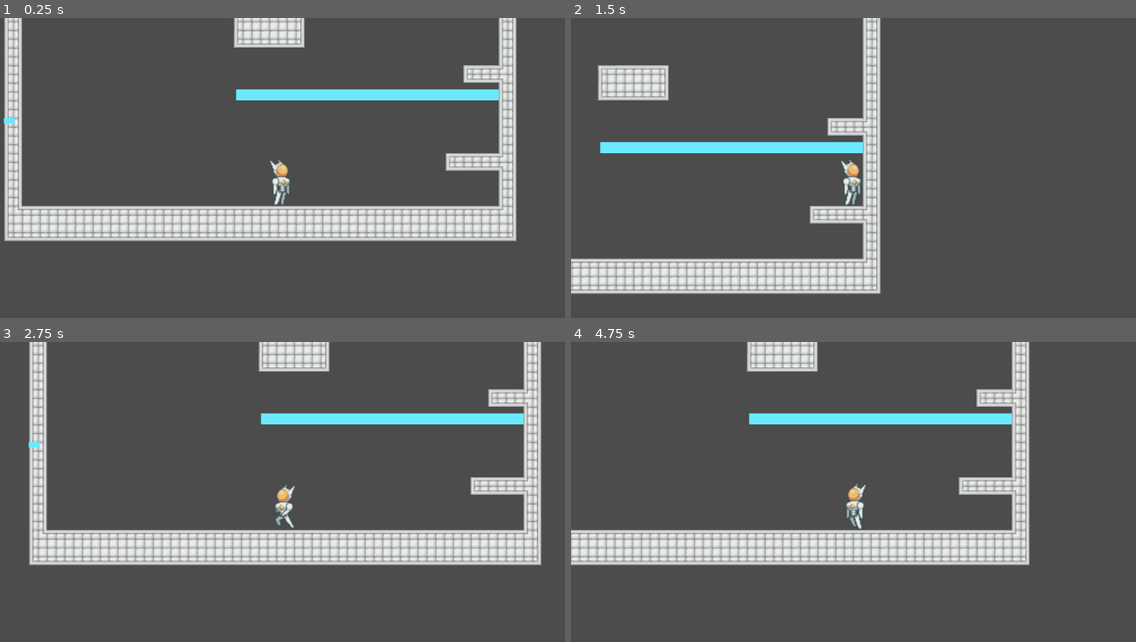
Above: before the commit, frames 1-4 (two rows, left to right).
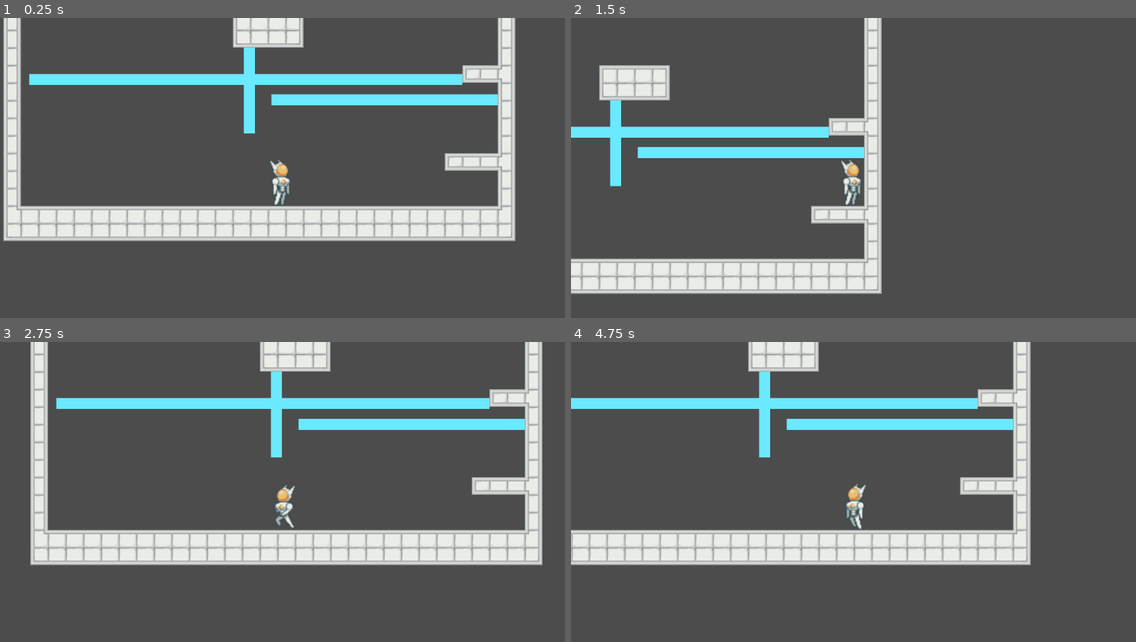
Above: after the commit, the same moments.

Repository: rakthalekk/VGDC-Fall-2021-Project
Game: Godot game, scene res://src/levels/Main.tscn
Same seed, same stepped clock (60 frames per second), same inputs: the game is played once before the commit and once after it.
Inputs:
- Up to frame 1 (0.25 s): no input
- Up to frame 2 (1.5 s): tap Enter at 0.5 s; hold Right (move_right) from 0.53 s (still down); tap Z (jump) at 0.77 s
- Up to frame 3 (2.75 s): tap Z (jump) at 1.52 s; tap Space at 2 s; release Right (move_right) at 2.03 s; hold Left (move_left) from 2.03 s (still down)
- Up to frame 4 (4.75 s): release Left (move_left) at 2.78 s; hold Right (move_right) 2.78-4.28 s; tap Z (jump) at 3.02, 3.77, 4.52 s; hold Left (move_left) from 4.28 s (still down)

The runs differ from the first frame. In frame 1, 12% of the frame differs, in the area x 0-92%, y 0-75%; in frame 2, 8.3%; in frame 3, 12%; in frame 4, 9.8%.

Commit message:
floor exists + burger

Diff:
--- a/Puzzle Platformer/src/entities/Player.tscn
+++ b/Puzzle Platformer/src/entities/Player.tscn
@@ -4,7 +4,7 @@
 [ext_resource path="res://src/entities/Player.gd" type="Script" id=2]
 
 [sub_resource type="RectangleShape2D" id=1]
-extents = Vector2( 9.65373, 20.9308 )
+extents = Vector2( 10.9238, 20.9308 )
 
 [sub_resource type="Animation" id=2]
 resource_name = "idle"
--- a/Puzzle Platformer/src/levels/Main.tscn
+++ b/Puzzle Platformer/src/levels/Main.tscn
@@ -1,35 +1,9 @@
 [gd_scene load_steps=54 format=2]
 
 [ext_resource path="res://src/entities/Player.tscn" type="PackedScene" id=1]
-[ext_resource path="res://assets/tilesets/Mat1TileMap.png" type="Texture" id=2]
+[ext_resource path="res://assets/tilesets/Mat2TileMap.png" type="Texture" id=2]
 [ext_resource path="res://src/level_mechanics/Laser.tscn" type="PackedScene" id=3]
-
-[sub_resource type="ConvexPolygonShape2D" id=3]
-points = PoolVector2Array( 0, 0, 16, 0, 16, 16, 0, 16 )
-
-[sub_resource type="ConvexPolygonShape2D" id=4]
-points = PoolVector2Array( 0, 0, 16, 0, 16, 16, 0, 16 )
-
-[sub_resource type="ConvexPolygonShape2D" id=5]
-points = PoolVector2Array( 0, 0, 16, 0, 16, 16, 0, 16 )
-
-[sub_resource type="ConvexPolygonShape2D" id=6]
-points = PoolVector2Array( 0, 0, 16, 0, 16, 16, 0, 16 )
-
-[sub_resource type="ConvexPolygonShape2D" id=7]
-points = PoolVector2Array( 0, 0, 16, 0, 16, 16, 0, 16 )
-
-[sub_resource type="ConvexPolygonShape2D" id=8]
-points = PoolVector2Array( 0, 0, 16, 0, 16, 16, 0, 16 )
-
-[sub_resource type="ConvexPolygonShape2D" id=9]
-points = PoolVector2Array( 0, 0, 16, 0, 16, 16, 0, 16 )
-
-[sub_resource type="ConvexPolygonShape2D" id=10]
-points = PoolVector2Array( 0, 0, 16, 0, 16, 16, 0, 16 )
-
-[sub_resource type="ConvexPolygonShape2D" id=11]
-points = PoolVector2Array( 0, 0, 16, 0, 16, 16, 0, 16 )
+[ext_resource path="res://assets/sprites/Sprite-0002.png" type="Texture" id=4]
 
 [sub_resource type="ConvexPolygonShape2D" id=13]
 points = PoolVector2Array( 0, 0, 16, 0, 16, 16, 0, 16 )
@@ -148,15 +122,39 @@
 [sub_resource type="ConvexPolygonShape2D" id=51]
 points = PoolVector2Array( 0, 0, 16, 0, 16, 16, 0, 16 )
 
+[sub_resource type="ConvexPolygonShape2D" id=52]
+points = PoolVector2Array( 0, 0, 16, 0, 16, 16, 0, 16 )
+
+[sub_resource type="ConvexPolygonShape2D" id=53]
+points = PoolVector2Array( 0, 0, 16, 0, 16, 16, 0, 16 )
+
+[sub_resource type="ConvexPolygonShape2D" id=54]
+points = PoolVector2Array( 0, 0, 16, 0, 16, 16, 0, 16 )
+
+[sub_resource type="ConvexPolygonShape2D" id=55]
+points = PoolVector2Array( 0, 0, 16, 0, 16, 16, 0, 16 )
+
+[sub_resource type="ConvexPolygonShape2D" id=56]
+points = PoolVector2Array( 0, 0, 16, 0, 16, 16, 0, 16 )
+
+[sub_resource type="ConvexPolygonShape2D" id=57]
+points = PoolVector2Array( 0, 0, 16, 0, 16, 16, 0, 16 )
+
+[sub_resource type="ConvexPolygonShape2D" id=58]
+points = PoolVector2Array( 0, 0, 16, 0, 16, 16, 0, 16 )
+
+[sub_resource type="ConvexPolygonShape2D" id=59]
+points = PoolVector2Array( 0, 0, 16, 0, 16, 16, 0, 16 )
+
 [sub_resource type="TileSet" id=2]
-0/name = "Mat1TileMap.png 0"
+0/name = "Mat2TileMap.png 0"
 0/texture = ExtResource( 2 )
 0/tex_offset = Vector2( 0, 0 )
 0/modulate = Color( 1, 1, 1, 1 )
-0/region = Rect2( 0, 0, 192, 64 )
+0/region = Rect2( 0, 0, 192, 80 )
 0/tile_mode = 1
 0/autotile/bitmask_mode = 1
-0/autotile/bitmask_flags = [ Vector2( 0, 0 ), 144, Vector2(  …(908 unchanged characters)… ctor2( 11, 0 ), 216, Vector2( 11, 1 ), 251, Vector2( 11, 2 ), 219, Vector2( 11, 3 ), 27 ]
+0/autotile/bitmask_flags = [ Vector2( 0, 0 ), 144, Vector2(  …(908 unchanged characters)… ctor2( 11, 0 ), 216, Vector2( 11, 1 ), 219, Vector2( 11, 2 ), 219, Vector2( 11, 3 ), 27 ]
 0/autotile/icon_coordinate = Vector2( 0, 0 )
 0/autotile/tile_size = Vector2( 16, 16 )
 0/autotile/spacing = 0
@@ -168,296 +166,290 @@
 0/navigation_offset = Vector2( 0, 0 )
 0/shape_offset = Vector2( 0, 0 )
 0/shape_transform = Transform2D( 1, 0, 0, 1, 0, 0 )
-0/shape = SubResource( 3 )
+0/shape = SubResource( 13 )
 0/shape_one_way = false
 0/shape_one_way_margin = 1.0
 0/shapes = [ {
 "autotile_coord": Vector2( 0, 0 ),
 "one_way": false,
 "one_way_margin": 1.0,
-"shape": SubResource( 3 ),
+"shape": SubResource( 13 ),
 "shape_transform": Transform2D( 1, 0, 0, 1, 0, 0 )
 }, {
 "autotile_coord": Vector2( 1, 0 ),
 "one_way": false,
 "one_way_margin": 1.0,
-"shape": SubResource( 4 ),
+"shape": SubResource( 14 ),
 "shape_transform": Transform2D( 1, 0, 0, 1, 0, 0 )
 }, {
 "autotile_coord": Vector2( 2, 0 ),
 "one_way": false,
 "one_way_margin": 1.0,
-"shape": SubResource( 5 ),
+"shape": SubResource( 15 ),
 "shape_transform": Transform2D( 1, 0, 0, 1, 0, 0 )
 }, {
 "autotile_coord": Vector2( 3, 0 ),
 "one_way": false,
 "one_way_margin": 1.0,
-"shape": SubResource( 6 ),
+"shape": SubResource( 16 ),
 "shape_transform": Transform2D( 1, 0, 0, 1, 0, 0 )
 }, {
 "autotile_coord": Vector2( 4, 0 ),
 "one_way": false,
 "one_way_margin": 1.0,
-"shape": SubResource( 7 ),
+"shape": SubResource( 17 ),
 "shape_transform": Transform2D( 1, 0, 0, 1, 0, 0 )
 }, {
 "autotile_coord": Vector2( 5, 0 ),
 "one_way": false,
 "one_way_margin": 1.0,
-"shape": SubResource( 8 ),
+"shape": SubResource( 18 ),
 "shape_transform": Transform2D( 1, 0, 0, 1, 0, 0 )
 }, {
 "autotile_coord": Vector2( 6, 0 ),
 "one_way": false,
 "one_way_margin": 1.0,
-"shape": SubResource( 9 ),
+"shape": SubResource( 19 ),
 "shape_transform": Transform2D( 1, 0, 0, 1, 0, 0 )
 }, {
 "autotile_coord": Vector2( 7, 0 ),
 "one_way": false,
 "one_way_margin": 1.0,
-"shape": SubResource( 10 ),
+"shape": SubResource( 20 ),
 "shape_transform": Transform2D( 1, 0, 0, 1, 0, 0 )
 }, {
 "autotile_coord": Vector2( 8, 0 ),
 "one_way": false,
 "one_way_margin": 1.0,
-"shape": SubResource( 11 ),
+"shape": SubResource( 21 ),
 "shape_transform": Transform2D( 1, 0, 0, 1, 0, 0 )
 }, {
 "autotile_coord": Vector2( 9, 0 ),
 "one_way": false,
 "one_way_margin": 1.0,
-"shape": SubResource( 13 ),
+"shape": SubResource( 22 ),
 "shape_transform": Transform2D( 1, 0, 0, 1, 0, 0 )
 }, {
 "autotile_coord": Vector2( 10, 0 ),
 "one_way": false,
 "one_way_margin": 1.0,
-"shape": SubResource( 14 ),
+"shape": SubResource( 23 ),
 "shape_transform": Transform2D( 1, 0, 0, 1, 0, 0 )
 }, {
 "autotile_coord": Vector2( 11, 0 ),
 "one_way": false,
 "one_way_margin": 1.0,
-"shape": SubResource( 15 ),
+"shape": SubResource( 24 ),
 "shape_transform": Transform2D( 1, 0, 0, 1, 0, 0 )
 }, {
 "autotile_coord": Vector2( 0, 1 ),
 "one_way": false,
 "one_way_margin": 1.0,
-"shape": SubResource( 16 ),
+"shape": SubResource( 25 ),
 "shape_transform": Transform2D( 1, 0, 0, 1, 0, 0 )
 }, {
 "autotile_coord": Vector2( 1, 1 ),
 "one_way": false,
 "one_way_margin": 1.0,
-"shape": SubResource( 17 ),
+"shape": SubResource( 26 ),
 "shape_transform": Transform2D( 1, 0, 0, 1, 0, 0 )
 }, {
 "autotile_coord": Vector2( 2, 1 ),
 "one_way": false,
 "one_way_margin": 1.0,
-"shape": SubResource( 18 ),
+"shape": SubResource( 27 ),
 "shape_transform": Transform2D( 1, 0, 0, 1, 0, 0 )
 }, {
 "autotile_coord": Vector2( 3, 1 ),
 "one_way": false,
 "one_way_margin": 1.0,
-"shape": SubResource( 19 ),
+"shape": SubResource( 28 ),
 "shape_transform": Transform2D( 1, 0, 0, 1, 0, 0 )
 }, {
 "autotile_coord": Vector2( 4, 1 ),
 "one_way": false,
 "one_way_margin": 1.0,
-"shape": SubResource( 20 ),
+"shape": SubResource( 29 ),
 "shape_transform": Transform2D( 1, 0, 0, 1, 0, 0 )
 }, {
 "autotile_coord": Vector2( 5, 1 ),
 "one_way": false,
 "one_way_margin": 1.0,
-"shape": SubResource( 21 ),
+"shape": SubResource( 30 ),
 "shape_transform": Transform2D( 1, 0, 0, 1, 0, 0 )
 }, {
 "autotile_coord": Vector2( 6, 1 ),
 "one_way": false,
 "one_way_margin": 1.0,
-"shape": SubResource( 22 ),
+"shape": SubResource( 31 ),
 "shape_transform": Transform2D( 1, 0, 0, 1, 0, 0 )
 }, {
 "autotile_coord": Vector2( 7, 1 ),
 "one_way": false,
 "one_way_margin": 1.0,
-"shape": SubResource( 23 ),
+"shape": SubResource( 32 ),
 "shape_transform": Transform2D( 1, 0, 0, 1, 0, 0 )
 }, {
 "autotile_coord": Vector2( 8, 1 ),
 "one_way": false,
 "one_way_margin": 1.0,
-"shape": SubResource( 24 ),
+"shape": SubResource( 33 ),
 "shape_transform": Transform2D( 1, 0, 0, 1, 0, 0 )
 }, {
 "autotile_coord": Vector2( 9, 1 ),
 "one_way": false,
 "one_way_margin": 1.0,
-"shape": SubResource( 25 ),
-"shape_transform": Transform2D( 1, 0, 0, 1, 0, 0 )
-}, {
-"autotile_coord": Vector2( 10, 1 ),
-"one_way": false,
-"one_way_margin": 1.0,
-"shape": SubResource( 26 ),
+"shape": SubResource( 34 ),
 "shape_transform": Transform2D( 1, 0, 0, 1, 0, 0 )
 }, {
 "autotile_coord": Vector2( 11, 1 ),
 "one_way": false,
 "one_way_margin": 1.0,
-"shape": SubResource( 27 ),
+"shape": SubResource( 35 ),
 "shape_transform": Transform2D( 1, 0, 0, 1, 0, 0 )
 }, {
 "autotile_coord": Vector2( 0, 2 ),
 "one_way": false,
 "one_way_margin": 1.0,
-"shape": SubResource( 28 ),
+"shape": SubResource( 36 ),
 "shape_transform": Transform2D( 1, 0, 0, 1, 0, 0 )
 }, {
 "autotile_coord": Vector2( 1, 2 ),
 "one_way": false,
 "one_way_margin": 1.0,
-"shape": SubResource( 29 ),
+"shape": SubResource( 37 ),
 "shape_transform": Transform2D( 1, 0, 0, 1, 0, 0 )
 }, {
 "autotile_coord": Vector2( 2, 2 ),
 "one_way": false,
 "one_way_margin": 1.0,
-"shape": SubResource( 30 ),
+"shape": SubResource( 38 ),
 "shape_transform": Transform2D( 1, 0, 0, 1, 0, 0 )
 }, {
 "autotile_coord": Vector2( 3, 2 ),
 "one_way": false,
 "one_way_margin": 1.0,
-"shape": SubResource( 31 ),
+"shape": SubResource( 39 ),
 "shape_transform": Transform2D( 1, 0, 0, 1, 0, 0 )
 }, {
 "autotile_coord": Vector2( 4, 2 ),
 "one_way": false,
 "one_way_margin": 1.0,
-"shape": SubResource( 32 ),
+"shape": SubResource( 40 ),
 "shape_transform": Transform2D( 1, 0, 0, 1, 0, 0 )
 }, {
 "autotile_coord": Vector2( 5, 2 ),
 "one_way": false,
 "one_way_margin": 1.0,
-"shape": SubResource( 33 ),
+"shape": SubResource( 41 ),
 "shape_transform": Transform2D( 1, 0, 0, 1, 0, 0 )
 }, {
 "autotile_coord": Vector2( 6, 2 ),
 "one_way": false,
 "one_way_margin": 1.0,
-"shape": SubResource( 34 ),
+"shape": SubResource( 42 ),
 "shape_transform": Transform2D( 1, 0, 0, 1, 0, 0 )
 }, {
 "autotile_coord": Vector2( 7, 2 ),
 "one_way": false,
 "one_way_margin": 1.0,
-"shape": SubResource( 35 ),
+"shape": SubResource( 43 ),
 "shape_transform": Transform2D( 1, 0, 0, 1, 0, 0 )
 }, {
 "autotile_coord": Vector2( 8, 2 ),
 "one_way": false,
 "one_way_margin": 1.0,
-"shape": SubResource( 36 ),
+"shape": SubResource( 44 ),
 "shape_transform": Transform2D( 1, 0, 0, 1, 0, 0 )
 }, {
 "autotile_coord": Vector2( 9, 2 ),
 "one_way": false,
 "one_way_margin": 1.0,
-"shape": SubResource( 37 ),
+"shape": SubResource( 45 ),
 "shape_transform": Transform2D( 1, 0, 0, 1, 0, 0 )
 }, {
 "autotile_coord": Vector2( 10, 2 ),
 "one_way": false,
 "one_way_margin": 1.0,
-"shape": SubResource( 38 ),
+"shape": SubResource( 46 ),
 "shape_transform": Transform2D( 1, 0, 0, 1, 0, 0 )
 }, {
 "autotile_coord": Vector2( 11, 2 ),
 "one_way": false,
 "one_way_margin": 1.0,
-"shape": SubResource( 39 ),
+"shape": SubResource( 47 ),
 "shape_transform": Transform2D( 1, 0, 0, 1, 0, 0 )
 }, {
 "autotile_coord": Vector2( 0, 3 ),
 "one_way": false,
 "one_way_margin": 1.0,
-"shape": SubResource( 40 ),
+"shape": SubResource( 48 ),
 "shape_transform": Transform2D( 1, 0, 0, 1, 0, 0 )
 }, {
 "autotile_coord": Vector2( 1, 3 ),
 "one_way": false,
 "one_way_margin": 1.0,
-"shape": SubResource( 41 ),
+"shape": SubResource( 49 ),
 "shape_transform": Transform2D( 1, 0, 0, 1, 0, 0 )
 }, {
 "autotile_coord": Vector2( 2, 3 ),
 "one_way": false,
 "one_way_margin": 1.0,
-"shape": SubResource( 42 ),
+"shape": SubResource( 50 ),
 "shape_transform": Transform2D( 1, 0, 0, 1, 0, 0 )
 }, {
 "autotile_coord": Vector2( 3, 3 ),
 "one_way": false,
 "one_way_margin": 1.0,
-"shape": SubResource( 43 ),
+"shape": SubResource( 51 ),
 "shape_transform": Transform2D( 1, 0, 0, 1, 0, 0 )
 }, {
 "autotile_coord": Vector2( 4, 3 ),
 "one_way": false,
 "one_way_margin": 1.0,
-"shape": SubResource( 44 ),
+"shape": SubResource( 52 ),
 "shape_transform": Transform2D( 1, 0, 0, 1, 0, 0 )
 }, {
 "autotile_coord": Vector2( 5, 3 ),
 "one_way": false,
 "one_way_margin": 1.0,
-"shape": SubResource( 45 ),
+"shape": SubResource( 53 ),
 "shape_transform": Transform2D( 1, 0, 0, 1, 0, 0 )
 }, {
 "autotile_coord": Vector2( 6, 3 ),
 "one_way": false,
 "one_way_margin": 1.0,
-"shape": SubResource( 46 ),
+"shape": SubResource( 54 ),
 "shape_transform": Transform2D( 1, 0, 0, 1, 0, 0 )
 }, {
 "autotile_coord": Vector2( 7, 3 ),
 "one_way": false,
 "one_way_margin": 1.0,
-"shape": SubResource( 47 ),
+"shape": SubResource( 55 ),
 "shape_transform": Transform2D( 1, 0, 0, 1, 0, 0 )
 }, {
 "autotile_coord": Vector2( 8, 3 ),
 "one_way": false,
 "one_way_margin": 1.0,
-"shape": SubResource( 48 ),
+"shape": SubResource( 56 ),
 "shape_transform": Transform2D( 1, 0, 0, 1, 0, 0 )
 }, {
 "autotile_coord": Vector2( 9, 3 ),
 "one_way": false,
 "one_way_margin": 1.0,
-"shape": SubResource( 49 ),
+"shape": SubResource( 57 ),
 "shape_transform": Transform2D( 1, 0, 0, 1, 0, 0 )
 }, {
 "autotile_coord": Vector2( 10, 3 ),
 "one_way": false,
 "one_way_margin": 1.0,
-"shape": SubResource( 50 ),
+"shape": SubResource( 58 ),
 "shape_transform": Transform2D( 1, 0, 0, 1, 0, 0 )
 }, {
 "autotile_coord": Vector2( 11, 3 ),
 "one_way": false,
 "one_way_margin": 1.0,
-"shape": SubResource( 51 ),
+"shape": SubResource( 59 ),
 "shape_transform": Transform2D( 1, 0, 0, 1, 0, 0 )
 } ]
 0/z_index = 0
@@ -467,8 +459,16 @@
 
 [node name="Main" type="Node2D"]
 
+[node name="Background" type="TileMap" parent="."]
+tile_set = SubResource( 2 )
+cell_size = Vector2( 16, 16 )
+collision_layer = 0
+collision_mask = 0
+format = 1
+tile_data = PoolIntArray( 65523, 0, 0, 131059, 0, 0 )
+
 [node name="Player" parent="." instance=ExtResource( 1 )]
-position = Vector2( 44.2, -11.6119 )
+position = Vector2( 44.7947, 5.63165 )
 speed = Vector2( 300, 700 )
 
 [node name="Foreground" type="TileMap" parent="."]
@@ -488,13 +488,13 @@
 }
 
 [node name="Laser" parent="." instance=ExtResource( 3 )]
-position = Vector2( 2.37839, -68.974 )
+position = Vector2( 34.9201, -64.2118 )
 
 [node name="Laser3" parent="." instance=ExtResource( 3 )]
-position = Vector2( -170.422, -298.272 )
+position = Vector2( -184.708, -83.1794 )
 
 [node name="Laser2" parent="." instance=ExtResource( 3 )]
-position = Vector2( -203.38, -42.7639 )
+position = Vector2( 14.8875, -34.0332 )
 cast_to = Vector2( 0, -1000 )
 
 [node name="StaticBody2D" type="StaticBody2D" parent="."]
@@ -502,3 +502,8 @@
 [node name="CollisionShape2D" type="CollisionShape2D" parent="StaticBody2D"]
 position = Vector2( 4.00452, 216.244 )
 shape = SubResource( 12 )
+
+[node name="Sprite" type="Sprite" parent="."]
+position = Vector2( 36.1585, -306.086 )
+scale = Vector2( 5, 5 )
+texture = ExtResource( 4 )
Not shown, added: Puzzle Platformer/assets/sprites/Sprite-0002.png.import
Not shown, added: Puzzle Platformer/assets/tilesets/Mat2TileMap.png.import
